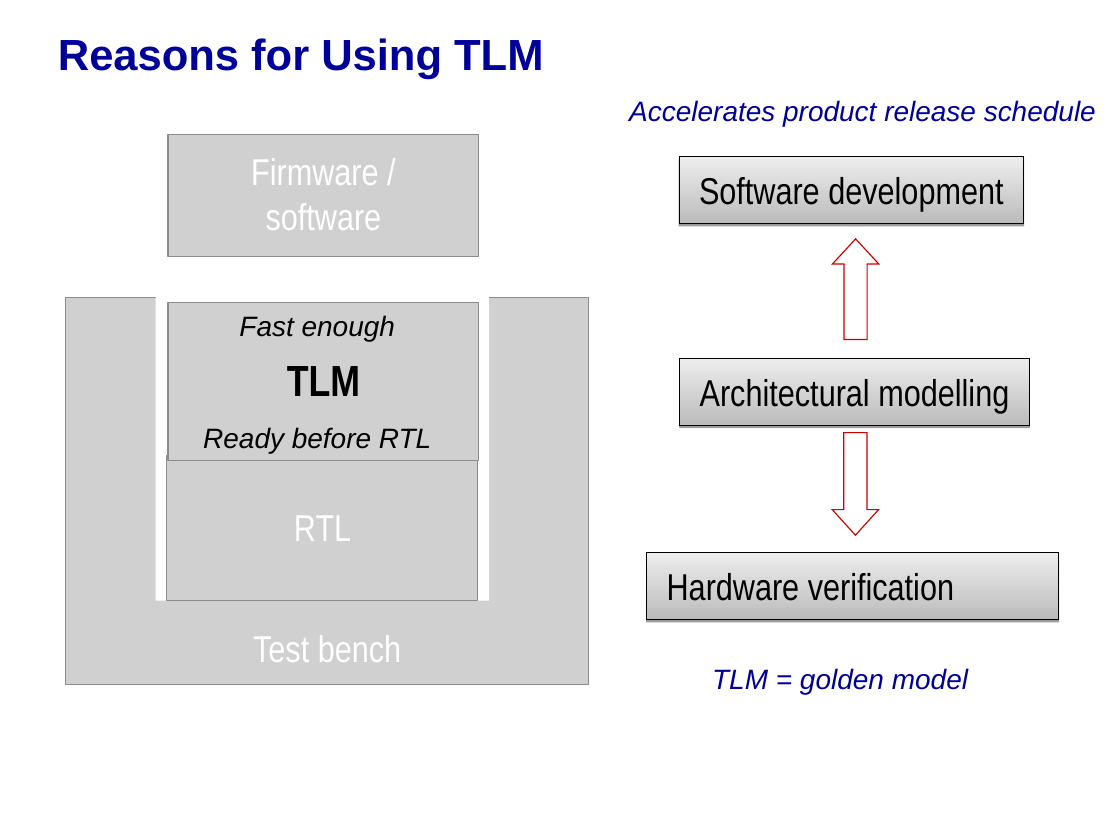
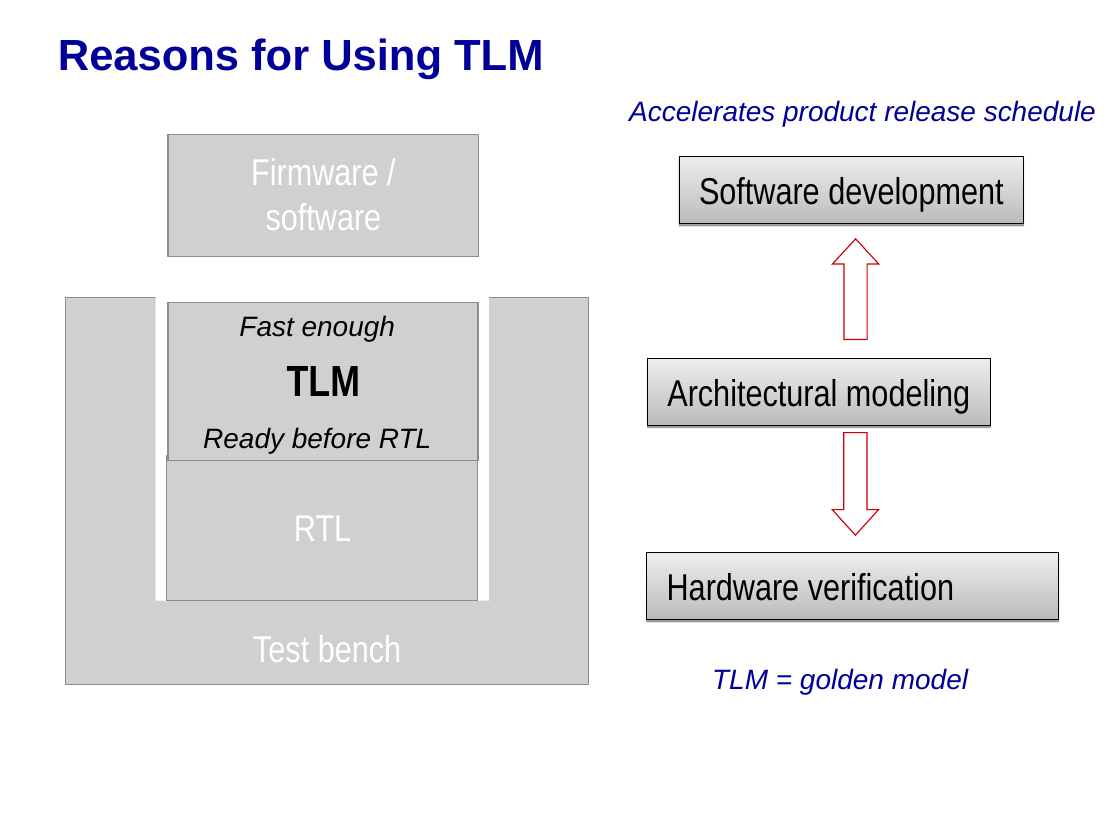
Before and after one commit to accellera-official/systemc, a slide deck: slide 6 of docs/release/TLM_2_0_training.pps. Drawn at 1120x840 pixels with LibreOffice and Linux fonts; fonts in the diff are those of the drawing; grey boxes stand for pictures; background and template pictures are left out. Boxes give left, top, right and bottom in pixels: in the first picture for what was removed or moved away, otherwise in the second. Text is boxed around its words. In the diff, an @@ line names an element or a change of style, - is before the commit and + after.

```diff
--- a/docs/release/TLM_2_0_training.pps
+++ b/docs/release/TLM_2_0_training.pps
@@ rectangle "Architectural modeling": place and size @@
-rectangle "Architectural modeling" at (680, 358, 1029, 426)
+rectangle "Architectural modeling" at (647, 358, 990, 426)
@@ text in rectangle at (667, 379, 970, 414): text changed @@
-Architectural modelling
+Architectural modeling
```
Also in this commit, not shown: 74 other slides changed, 6 slides added.
